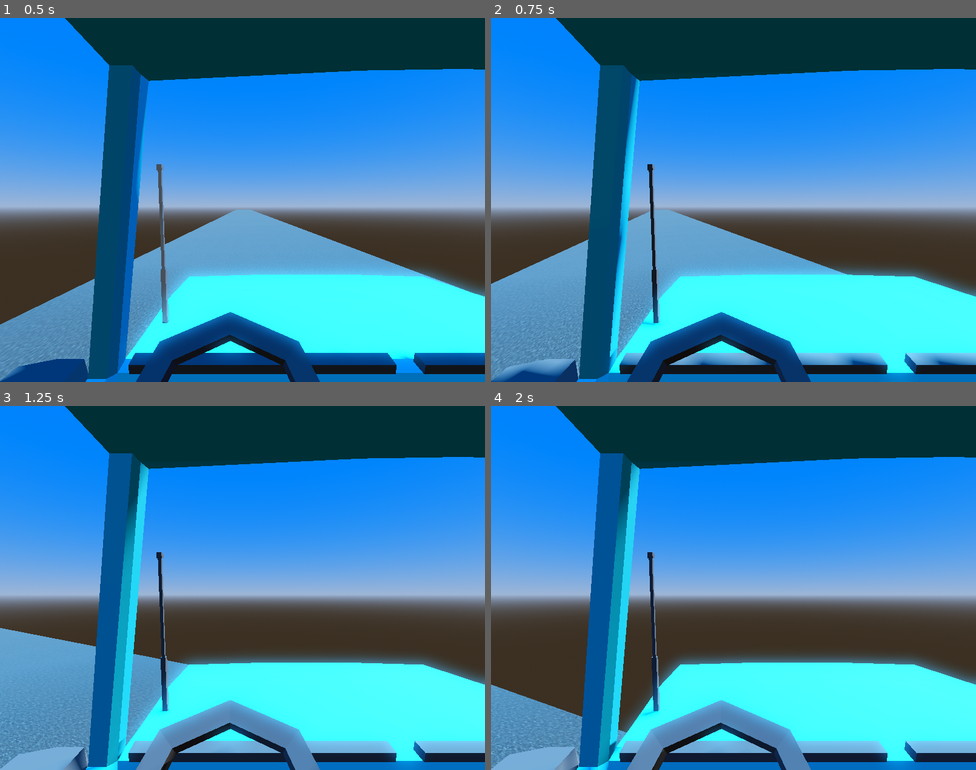
Above: before the commit, frames 1-4 (two rows, left to right).
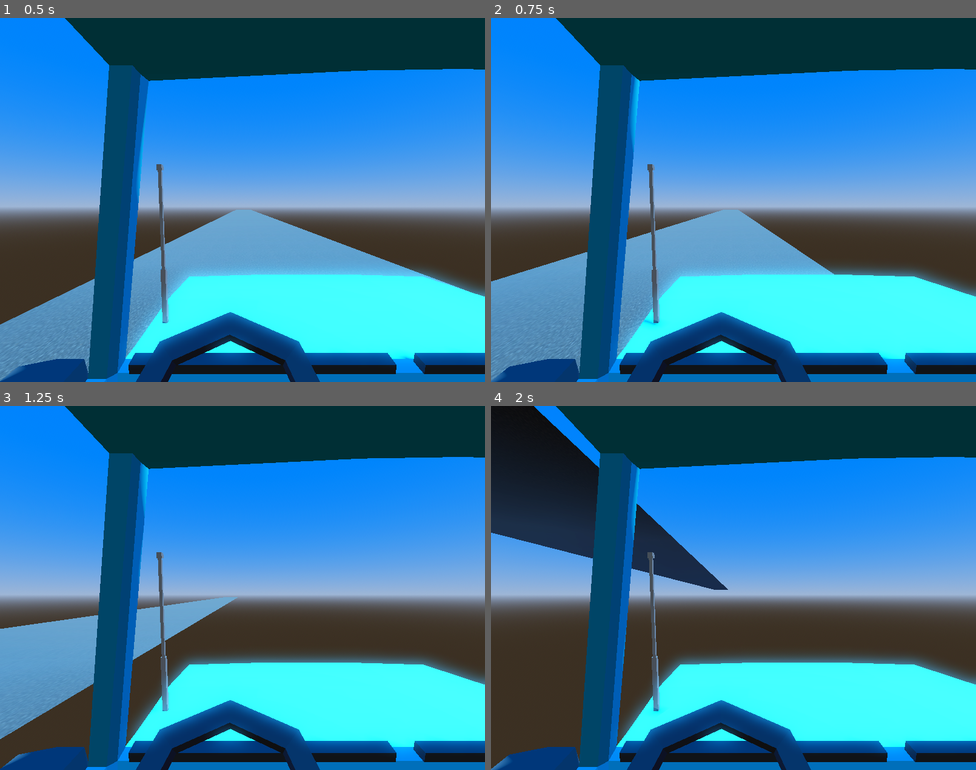
Above: after the commit, the same moments.

Repository: reo6/arcadetrucking
Game: Godot game, scene res://scenes/game.tscn
Same seed, same stepped clock (60 frames per second), same inputs: the game is played once before the commit and once after it.
Inputs:
- Up to frame 1 (0.5 s): no input
- Up to frame 2 (0.75 s): tap Enter at 0.5 s; hold D (turn_right) from 0.53 s (still down)
- Up to frame 3 (1.25 s): keep holding D (turn_right)
- Up to frame 4 (2 s): release D (turn_right) at 1.28 s; hold S (move_backward) from 1.28 s (still down)

Frame 1 is identical in both runs. In frame 2, 5.9% of the frame differs, in the area x 0-100%, y 15-100%; in frame 3, 18%; in frame 4, 25%, in the area x 0-100%, y 0-100%.

Commit message:
Add strafing to the vehicle instead of rotating

Diff:
--- a/scripts/player.gd
+++ b/scripts/player.gd
@@ -1,8 +1,8 @@
 extends CharacterBody3D
 
-@export var acceleration: float = 10.0
-@export var brake_intensity: float = 5.0
-@export var rotation_speed: float = 1.5
+@export var acceleration: float = 5.0
+@export var brake_intensity: float = 3.0
+@export var strafe_speed: float = 10.0  # Speed for sideways movement
 @export var gravity: float = 9.8
 @export var max_speed: float = 30.0
 
@@ -15,11 +15,7 @@
 
 	# Get input direction
 	var input_forward = Input.get_action_strength("move_forward") - Input.get_action_strength("move_backward")
-	var input_rotation = Input.get_action_strength("turn_right") - Input.get_action_strength("turn_left")
-
-	# Handle rotation
-	if input_rotation != 0:
-		rotate_y(-input_rotation * rotation_speed * delta)
+	var input_strafe = Input.get_action_strength("turn_left") - Input.get_action_strength("turn_right")
 
 	# Handle acceleration and braking
 	if input_forward > 0:
@@ -32,9 +28,29 @@
 		# No input, gradually slow down
 		current_speed = move_toward(current_speed, 0, brake_intensity * delta)
 
-	# Apply movement in the direction the vehicle is facing
-	var direction = -global_transform.basis.z
-	velocity.z = direction.x * current_speed
-	velocity.x = direction.z * current_speed
+	# Get the forward and right vectors
+	var forward_direction = -global_transform.basis.z
+	var side_direction = global_transform.basis.x
+
+	# Calculate forward movement
+	var forward_movement = Vector3(
+		forward_direction.x * current_speed,
+		0,
+		forward_direction.z * current_speed
+	)
+
+	# Calculate strafe movement (sideways)
+	var strafe_movement = Vector3(
+		side_direction.x * input_strafe * strafe_speed,
+		0,
+		side_direction.z * input_strafe * strafe_speed
+	)
+
+	# Combine movements
+	var total_movement = forward_movement + strafe_movement
+
+	# Apply to velocity
+	velocity.z = total_movement.x
+	velocity.x = total_movement.z
 
 	move_and_slide()
